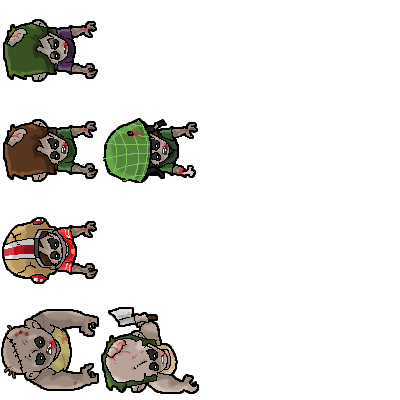
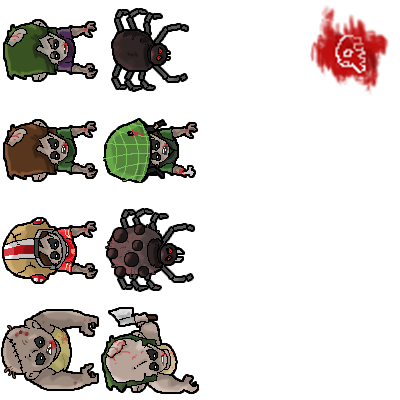
Revision of a layered w=400, h=400 image; what changed, layer by layer:
added layer "cadavre" above "mere araignée" over 310, 5, 389, 95
added layer "mere araignée" above "araignée" over 105, 208, 195, 292
added layer "araignée" above "Background" over 111, 8, 189, 92
